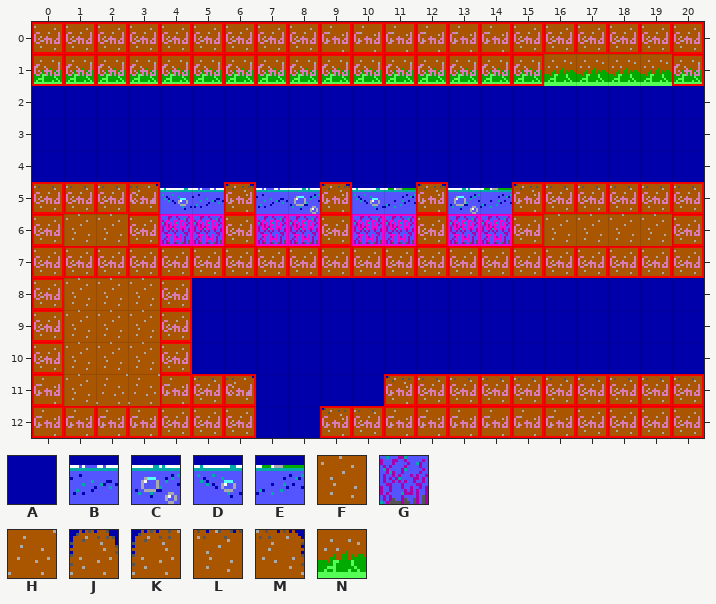
Tiled map: levels/0205.tmx. Above is the file before it was changed.
Cells are 16x16 px. Shown: x 0..20, y 0..12.
Key: from "Tileset": A 44, B 84, C 85, D 86, E 87, F 102, G 105, H 122, J 146, K 166, L 167, M 168, N 182.
_ is an empty cell.
Layers that did not change in this view are not listed.
Layer "bg" before, first column x 0:
 0 FFFFFFFFFHHHHHHFFFFFF
 1 NNNNNNNNNNNNNNNNNNNNN
 2 AAAAAAAAAAAAAAAAAAAAA
 3 AAAAAAAAAAAAAAAAAAAAA
 4 AAAAAAAAAAAAAAAAAAAAA
 5 LLLMDBJBCJDEJCEKLLLLL
 6 FFFFGGFGGFGGFGGFFFFFF
 7 FFFFFFFFFFFFFFFFFFFFF
 8 FFFFFAAAAAAAAAAAAAAAA
 9 FFFFFAAAAAAAAAAAAAAAA
10 FFFFFAAAAAAAAAAAAAAAA
11 HFHHHLMAAAAKLLLLLLLLL
12 HHHHFFFAAKLHHHHHHFFFF
New version:
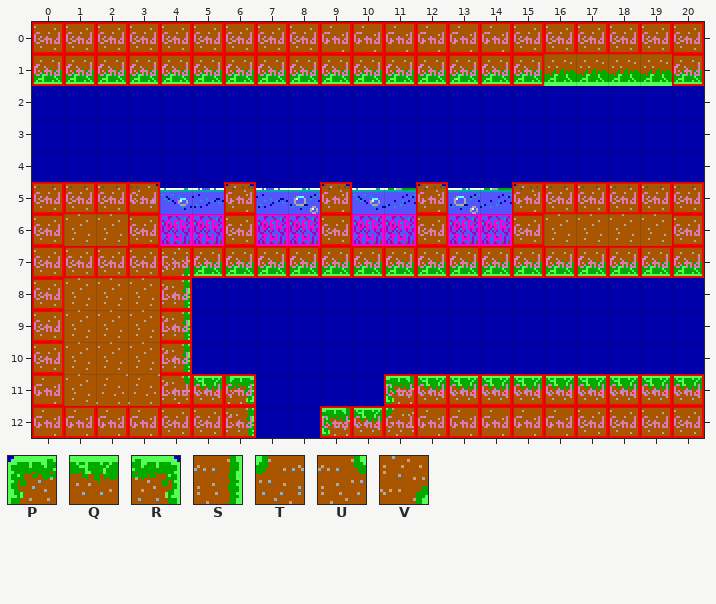
Further tiles: from "Tileset": P 81, Q 82, R 83, S 103, T 121, U 123, V 161.
From old to new:
Changed rows in their new state; . is an unchanged cell.
Layer "bg":
first column x 4:
 7 VNNNNNNNNNNNNNNNN
 8 S................
 9 S................
10 S................
11 UQR....PQQQQQQQQQ
12 ..S..PQT.........
Where, in picture pixels (left, top, right, bottom), the same in both pictures:
changed: (162, 248, 702, 436)
